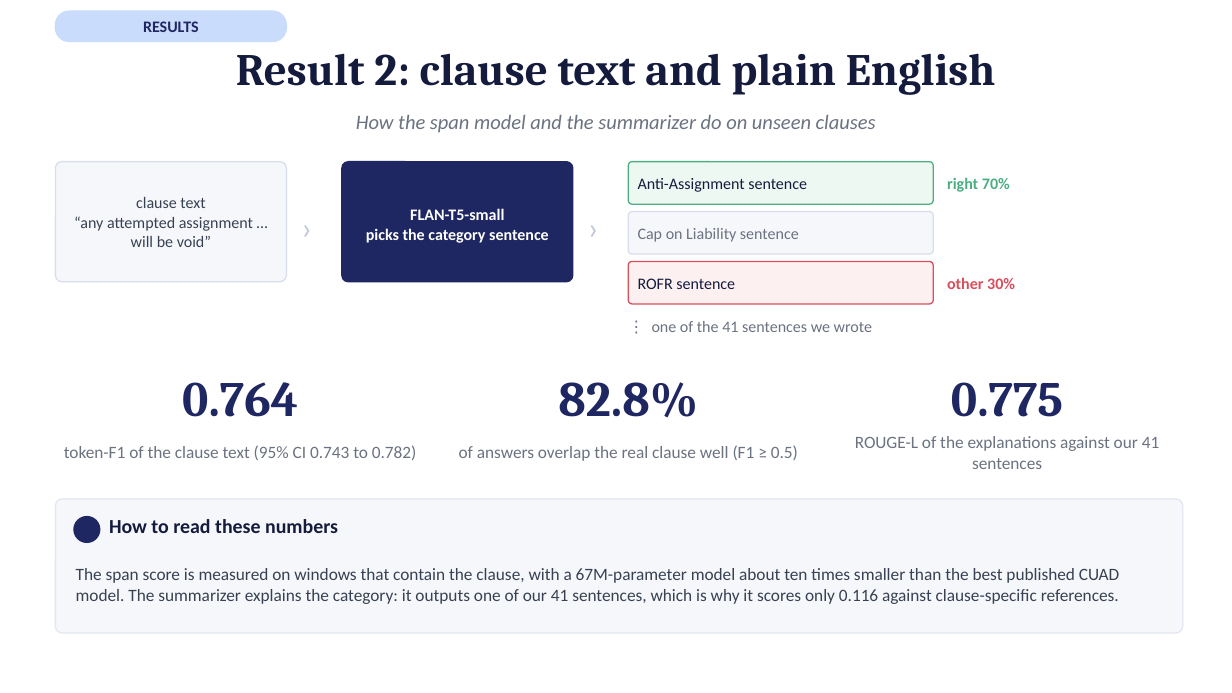
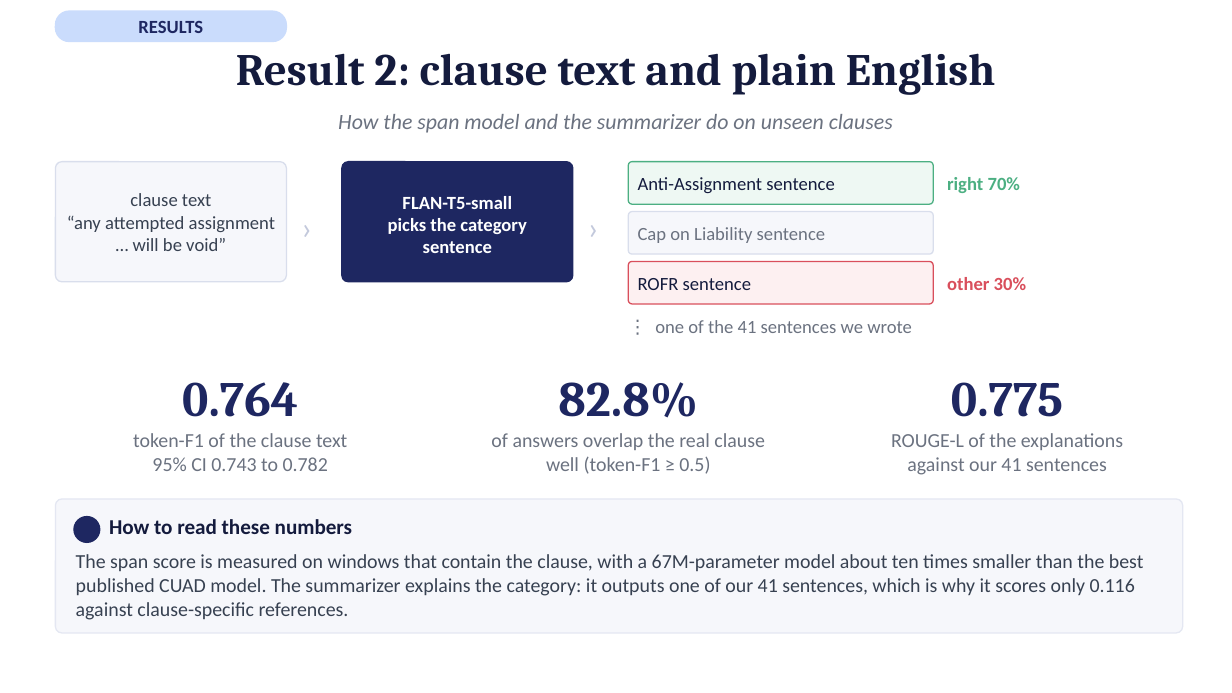
Before and after one commit to afnanmz168/clausify-p3, a slide deck: slide 13 of P25301051-p3-presentation-15-slides.pptx. Drawn at 1232x693 pixels with LibreOffice and Linux fonts; fonts in the diff are those of the drawing. Boxes give left, top, right and bottom in pixels: in the first picture for what was removed or moved away, otherwise in the second. Text is boxed around its words. In the diff, an @@ line names an element or a change of style, - is before the commit and + after.

```diff
--- a/P25301051-p3-presentation-15-slides.pptx
+++ b/P25301051-p3-presentation-15-slides.pptx
@@ text "How the span model and ..." at (338,114,893,133): size 16 to 17 pt @@
@@ size 12.5 to 14.5 pt in 9 elements at (138,21,203,33), (67,193,275,251), (388,196,527,253), (638,177,834,193), (947,177,1020,193), (638,227,825,243), (638,278,751,290), (947,277,1026,290), (655,320,912,333) @@
@@ text at (133,433,347,471): text changed; size 13.5 to 15.5 pt @@
-token-F1 of the clause text (95% CI 0.743 to 0.782)
+token-F1 of the clause text
+95% CI 0.743 to 0.782
@@ text at (491,433,765,474): text changed; size 13.5 to 15.5 pt @@
-of answers overlap the real clause well (F1 ≥ 0.5)
+of answers overlap the real clause
+well (token-F1 ≥ 0.5)
@@ text at (891,433,1123,475): text changed; size 13.5 to 15.5 pt @@
-ROUGE-L of the explanations against our 41 sentences
+ROUGE-L of the explanations
+against our 41 sentences
@@ text "How to read these numbers" at (109,519,352,534): size 15.5 to 16.5 pt @@
@@ text "The span score is measured ..." at (76,554,1144,620): size 13.5 to 15.5 pt @@
```
Also in this commit, not shown: 13 other slides changed.
